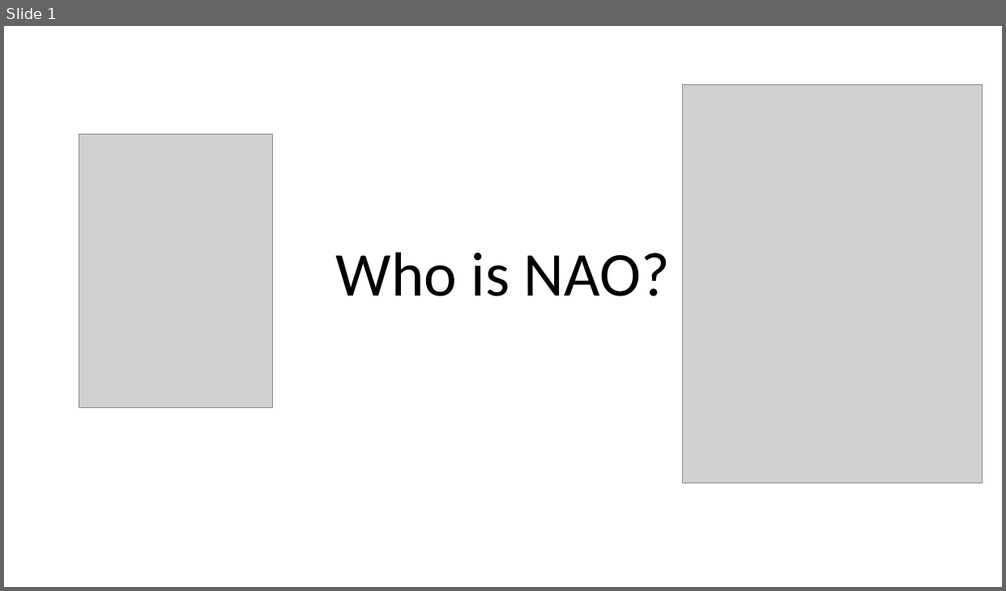
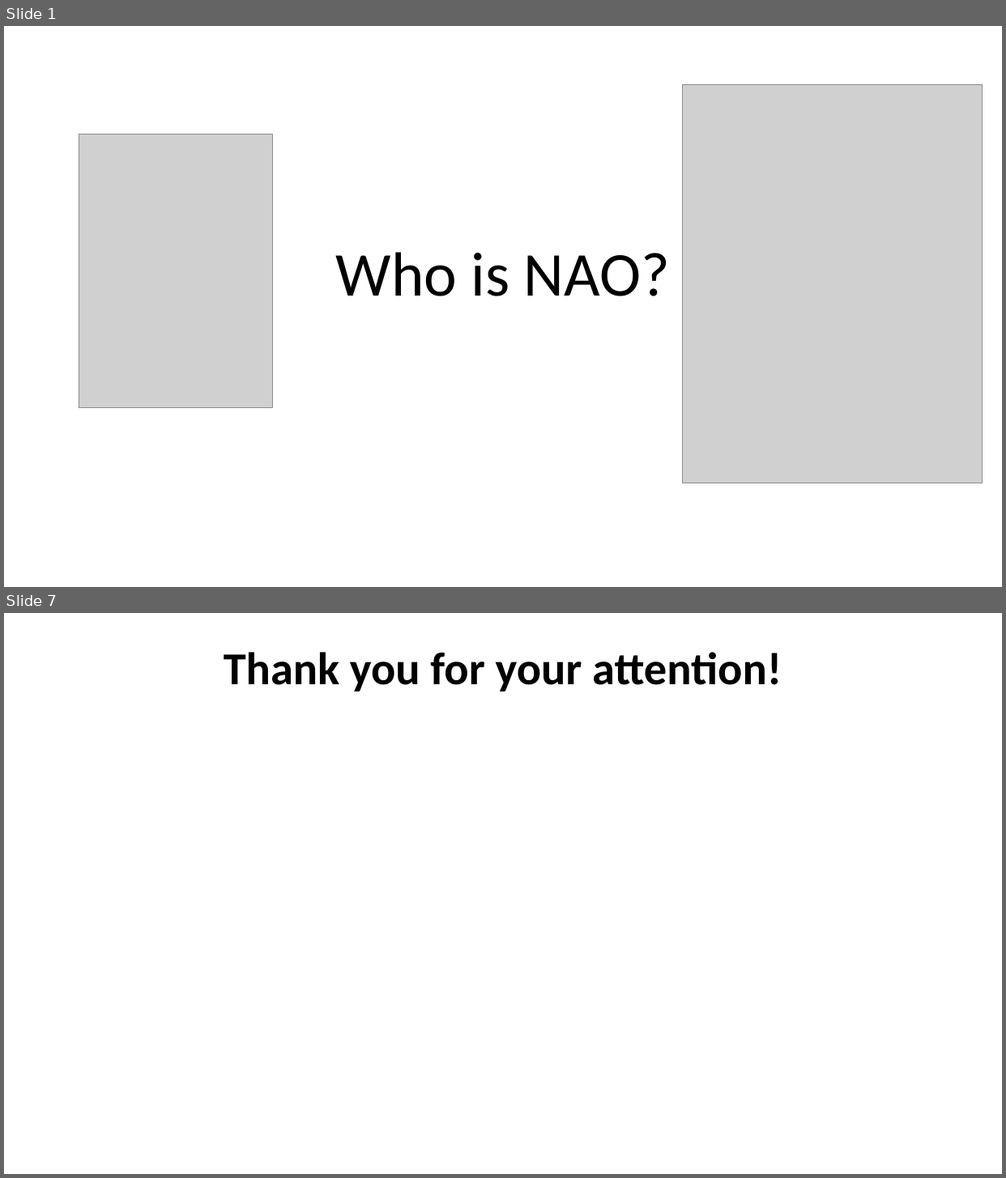
Before and after one commit to drewzxcvbnm/Nao-PPTX, a slide deck: naoPPTX.pptx. Shown one above the other, each under a label of ours: slide 1 before the commit, slides 1 and 7 after it; the slides between them are not shown. The pictures are 1006x591 and 1006x1178 pixels, drawn with LibreOffice and Linux fonts; fonts in the diff are those of the drawing; grey boxes stand for pictures. Boxes give left, top, right and bottom in pixels: in the first picture for what was removed or moved away, otherwise in the second. Text is boxed around its words. In the diff, an @@ line names an element or a change of style, - is before the commit and + after.

```diff
--- a/naoPPTX.pptx
+++ b/naoPPTX.pptx
@@ slide 7 added at box(4, 613, 1002, 1174), background #FFFFFF @@
@@ title added at box(224, 652, 782, 692), 44 pt, text #000000, bold @@
+Thank you for your attention!
```
Also in this commit, not shown: 5 other slides added, 6 slides removed, 5 other files.
